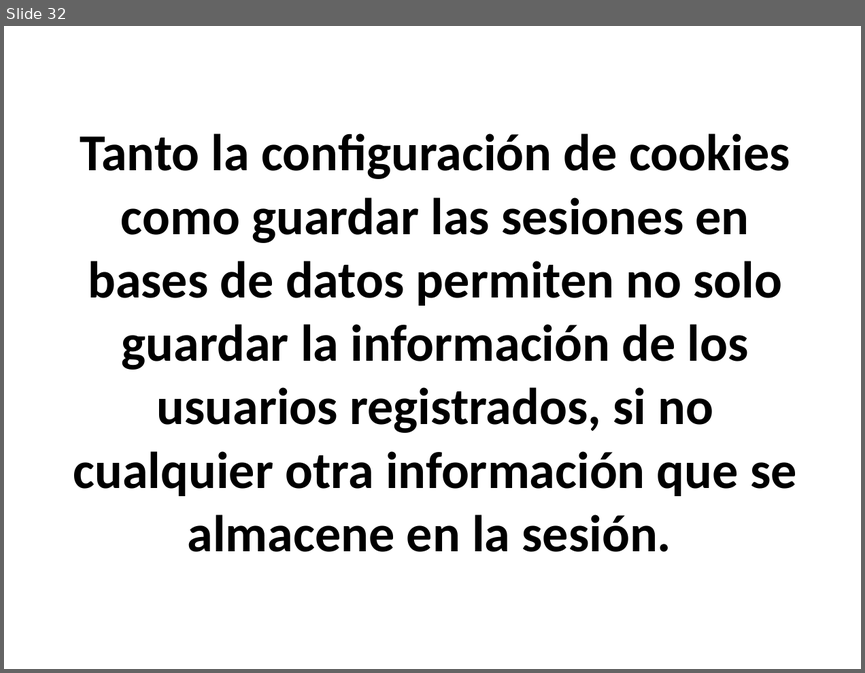
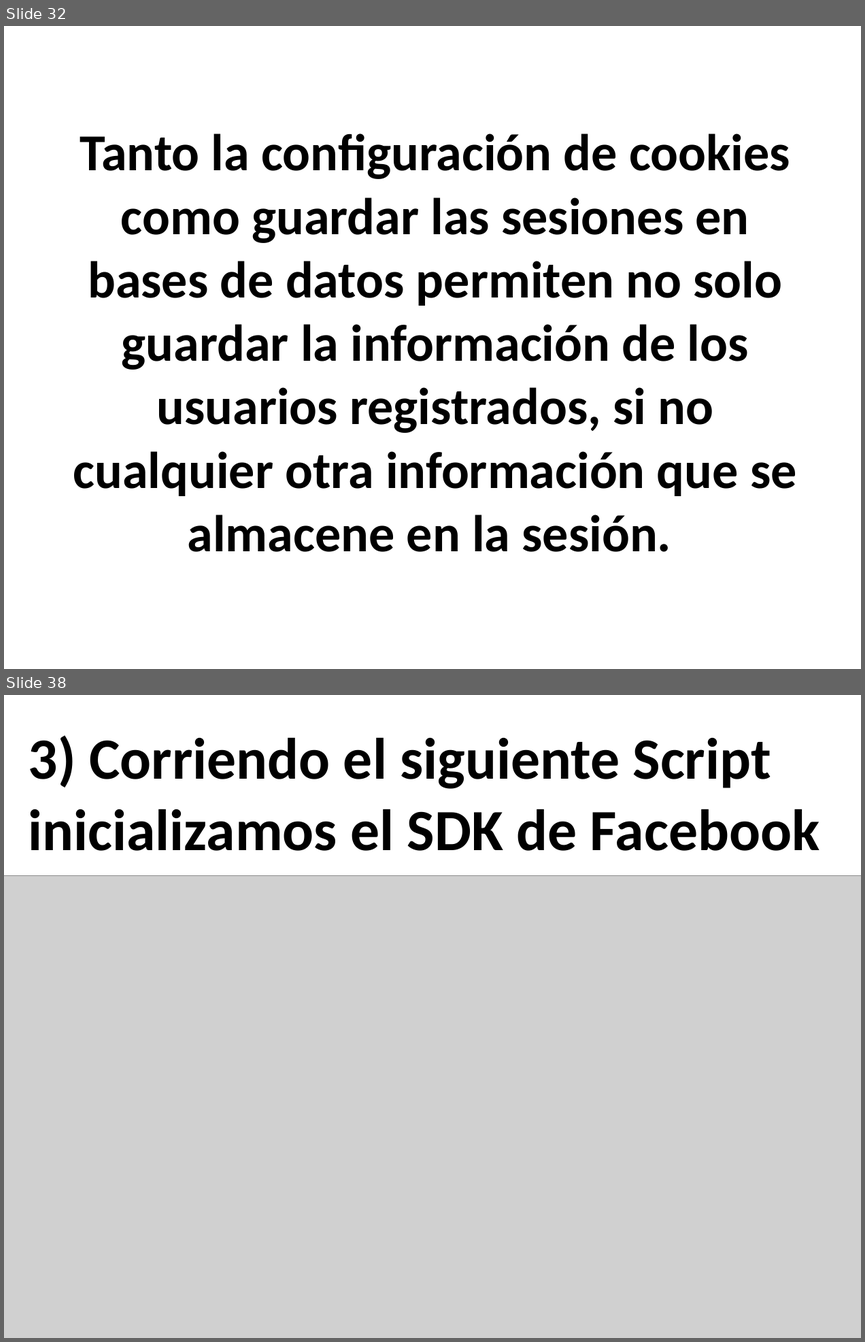
Before and after one commit to ltisera/MazeRedes, a slide deck: SSO.ppt. Shown one above the other, each under a label of ours: slide 32 before the commit, slides 32 and 38 after it; the slides between them are not shown. The pictures are 865x673 and 865x1342 pixels, drawn with LibreOffice and Linux fonts; fonts in the diff are those of the drawing; grey boxes stand for pictures. Boxes give left, top, right and bottom in pixels: in the first picture for what was removed or moved away, otherwise in the second. Text is boxed around its words. In the diff, an @@ line names an element or a change of style, - is before the commit and + after.

```diff
--- a/SSO.ppt
+++ b/SSO.ppt
@@ slide 38 added at [4,695,861,1338], background #FFFFFF @@
@@ text added at [28,735,819,851], 54 pt, text #000000, bold @@
+3) Corriendo el siguiente Script inicializamos el SDK de Facebook
@@ picture added at [4,875,861,1338] @@
```
Also in this commit, not shown: 1 slide changed, 6 other slides added, 2 other files.
